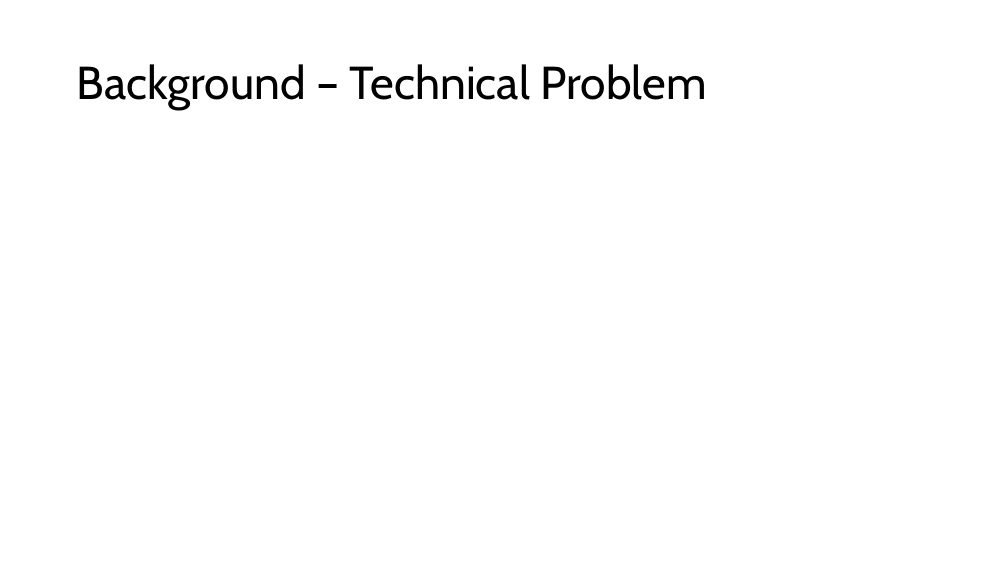
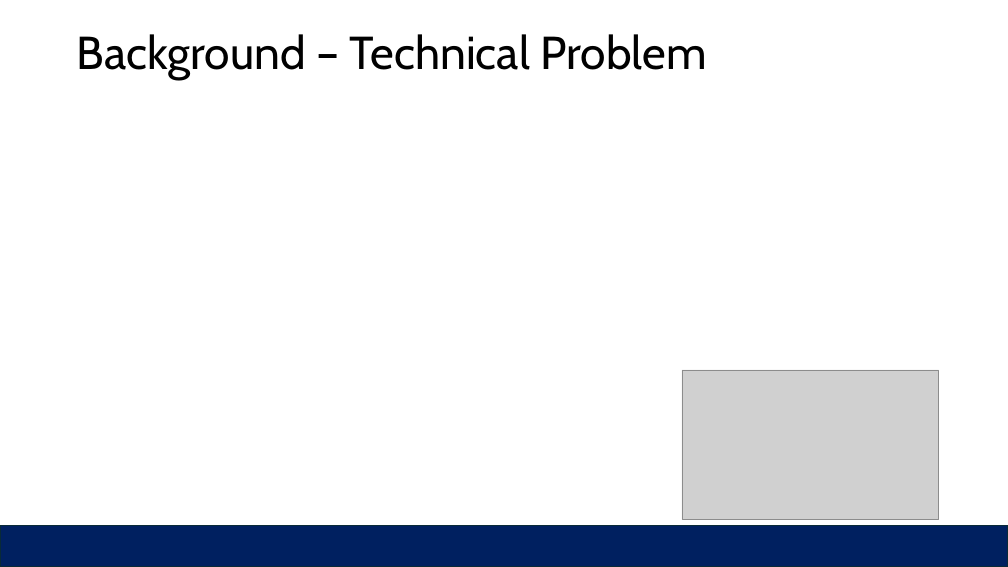
Before and after one commit to sheffy1926/Embedded_Lab_Reports, a slide deck: slide 3 of Y2K.pptx. Drawn at 1008x567 pixels with LibreOffice and Linux fonts; fonts in the diff are those of the drawing; grey boxes stand for pictures. Boxes give left, top, right and bottom in pixels: in the first picture for what was removed or moved away, otherwise in the second. Text is boxed around its words. In the diff, an @@ line names an element or a change of style, - is before the commit and + after.

```diff
--- a/Y2K.pptx
+++ b/Y2K.pptx
@@ title "Background – Technical Problem": place and size @@
-title "Background – Technical Problem" at (77, 64, 706, 110)
+title "Background – Technical Problem" at (77, 34, 706, 80)
@@ picture added at (682, 370, 939, 520) @@
@@ rectangle added at (0, 526, 1008, 567), fill #002060, outline #092A39 1.5 pt @@
```
Also in this commit, not shown: 4 other slides changed, 7 slides added, 5 slides removed, 8 other files.
